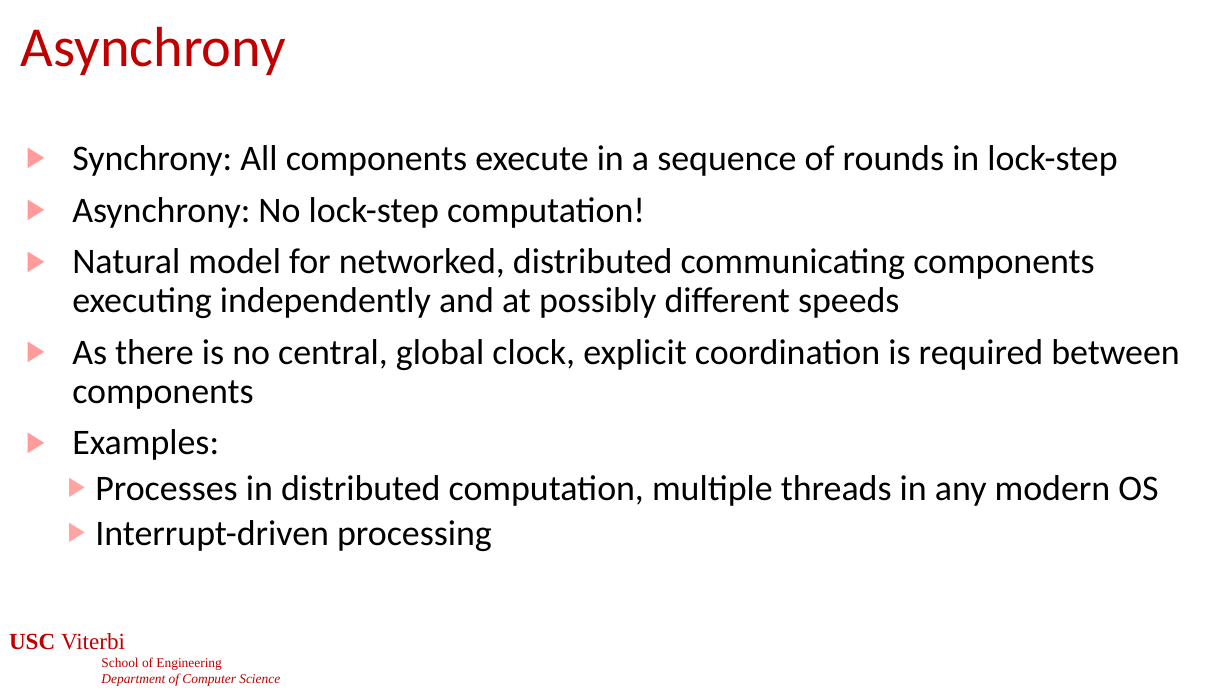
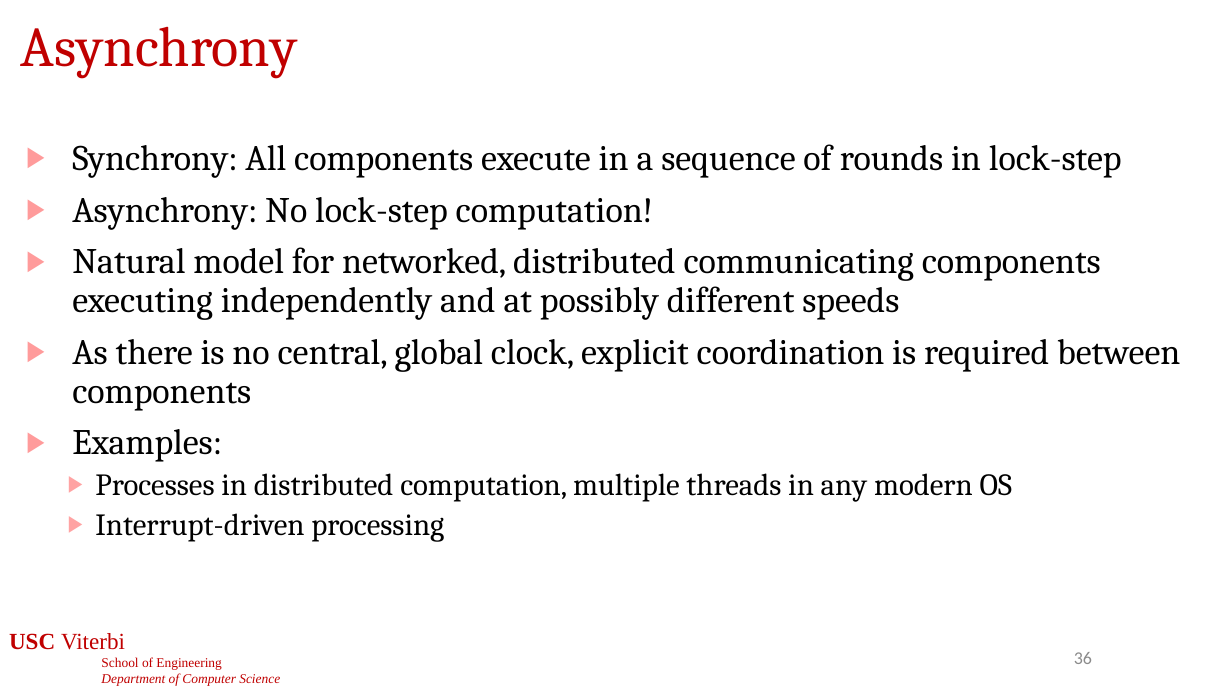
Before and after one commit to jdeshmukh/jdeshmukh.github.io, a slide deck: slide 36 of teaching/cs513-autocps-fall-2026/slides/2-ModelsOfComputation.pptx. Drawn at 1232x693 pixels with LibreOffice and Linux fonts; fonts in the diff are those of the drawing; background and template pictures are left out. Boxes give left, top, right and bottom in pixels: in the first picture for what was removed or moved away, otherwise in the second. Text is boxed around its words. In the diff, an @@ line names an element or a change of style, - is before the commit and + after.

```diff
--- a/teaching/cs513-autocps-fall-2026/slides/2-ModelsOfComputation.pptx
+++ b/teaching/cs513-autocps-fall-2026/slides/2-ModelsOfComputation.pptx
@@ title "Asynchrony" at bbox=[21, 26, 298, 78]: font Calibri to Cambria @@
@@ text "Synchrony: All components execute in ..." at bbox=[72, 144, 1180, 542]: font Calibri to Cambria; size 28 to 24 pt in "Processes in distributed computation, multiple threads in ...", "Interrupt-driven processing" @@
@@ page number added at bbox=[1074, 652, 1092, 664], 14 pt, text #8C8C8C @@
+36
```
Also in this commit, not shown: 46 other slides changed, 1 slide added, 1 other file.
